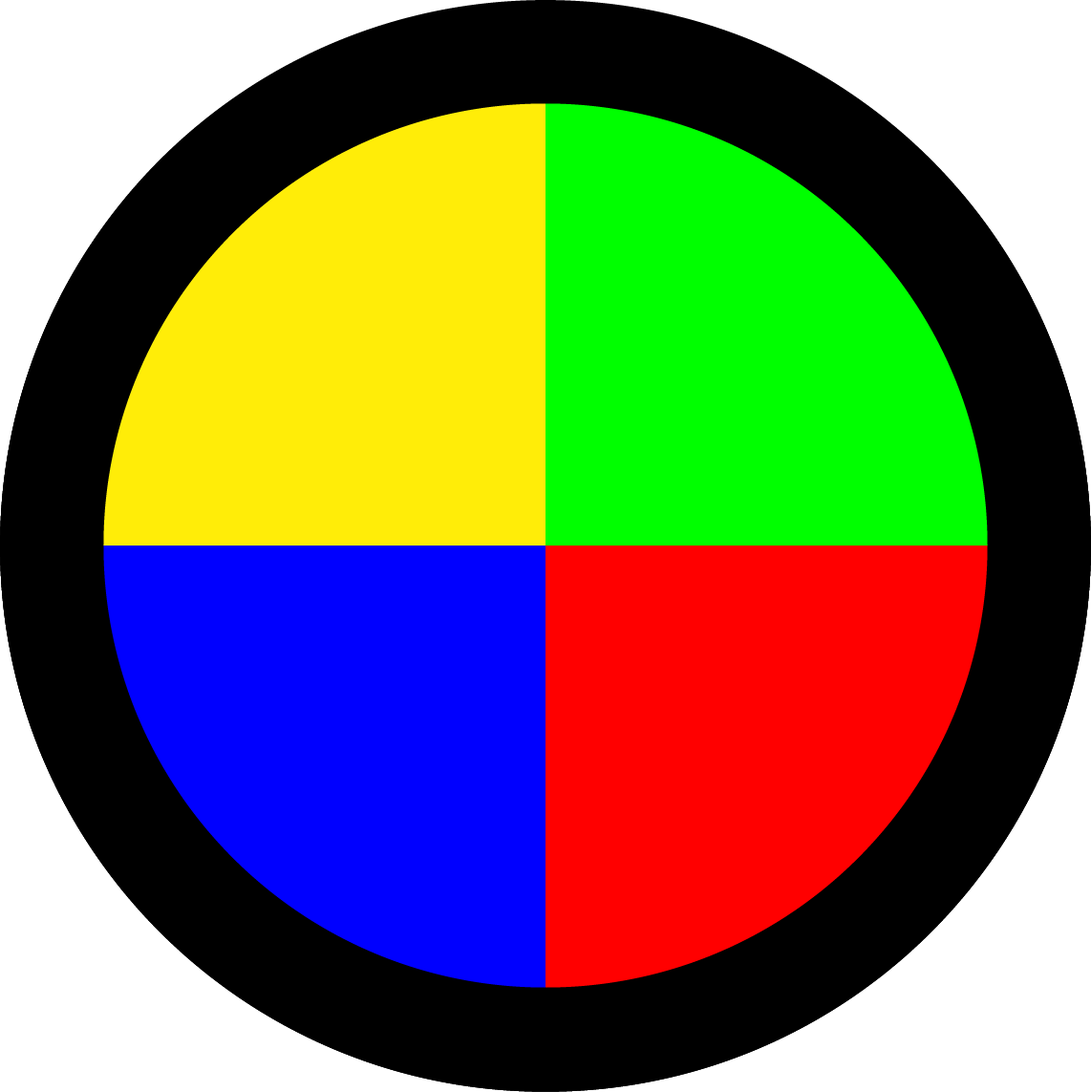
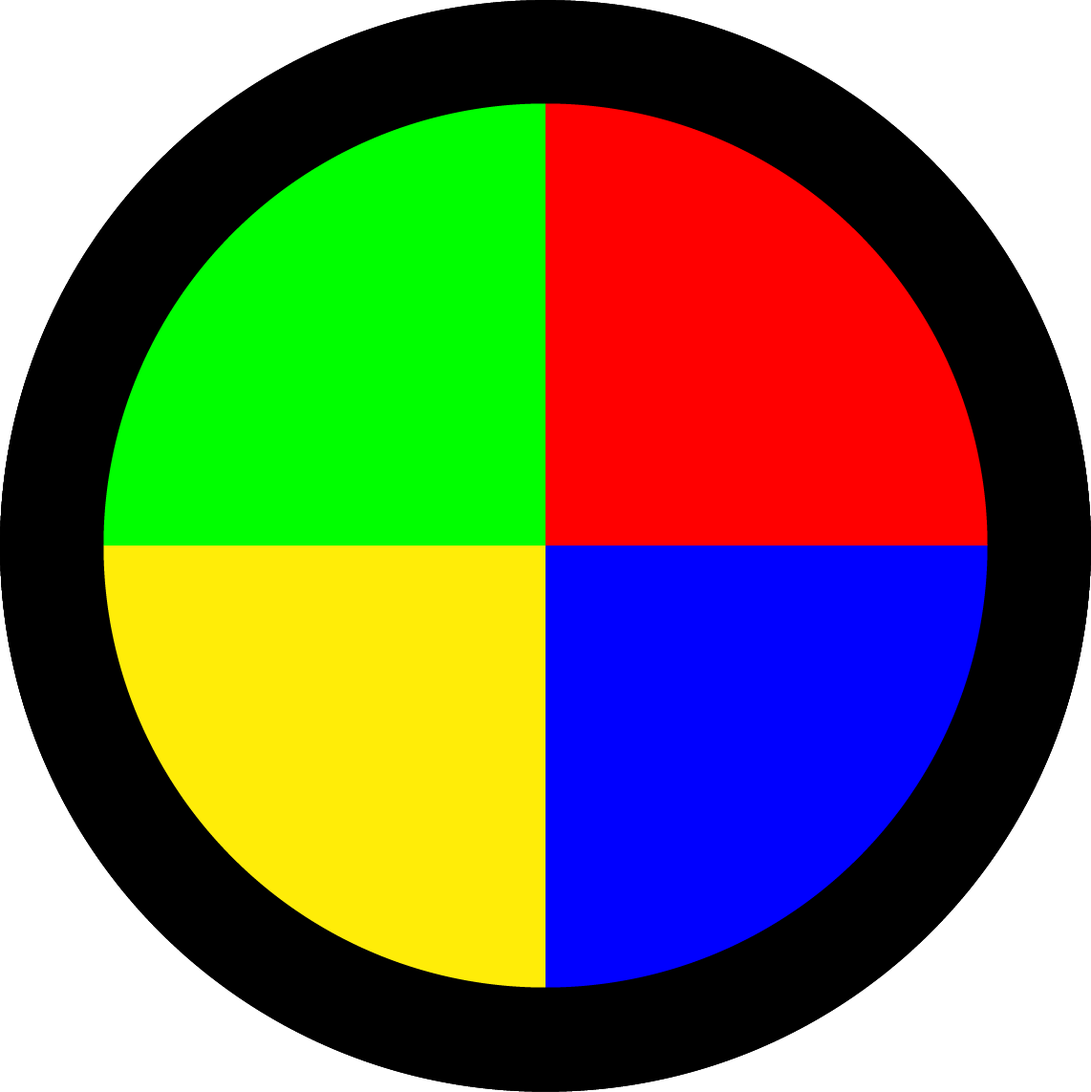
Before/after of a w=1091, h=1092 layered artwork. What changed in the layer stack:
showed "simon1.png" over [0, 0, 1091, 988]
